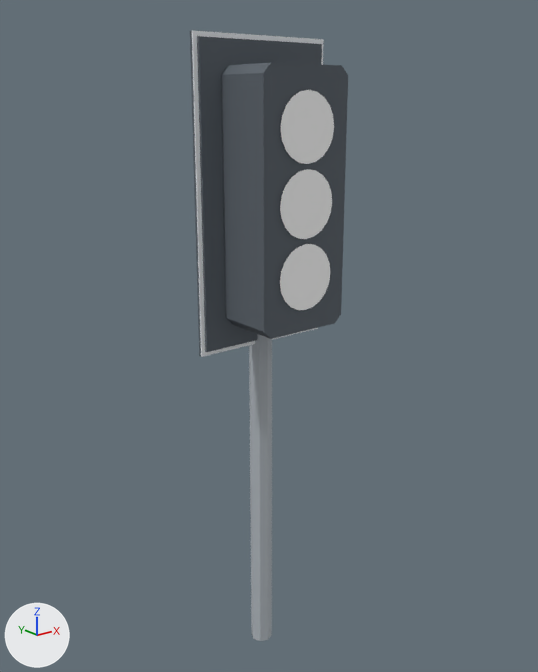
A saved change to the glTF model game_godot/models/street/traffic_light_standard.glb.
Both versions are drawn from a 50 mm camera at (-3.02, -3.87, 3.99) aimed at (0.01, -0.08, 2.47). Arrows for +X, +Y and +Z are at lower left; the lights stay in place. The picture after the commit comes second. Where no turn or scale is listed for an object, it has been applied to the vertices. Vertices at exactly the same position are counted once.

Names of what the first picture shows: 'aperture_green', 'aperture_red', 'aperture_yellow', 'body'.
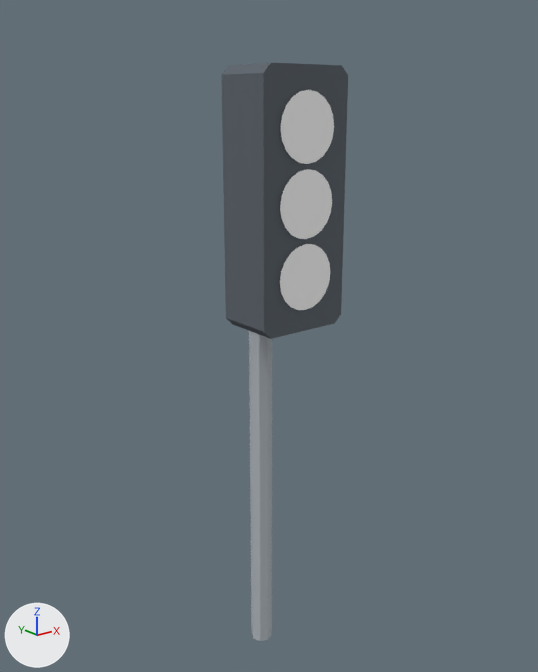
Commit message: Remove traffic signal backing boards

The edits, one by one:
me_mesh_0 is used by ob_body; location (0.0, 0.0, 0.0).
me_mesh_0 had 68 vertices, 128 faces and spanned x -0.5..0.5, y -0.45..0.08, z 0.0..4.38.
me_mesh_0 now has 32 vertices, 56 faces and spans x -0.32..0.32, y -0.45..0.08, z 0.0..4.2.
me_mesh_0 part 1: the loose piece of 28 vertices spanning x -0.5..0.5, y -0.03..0.0, z 2.42..4.38 is deleted.
me_mesh_0 part 2: the loose piece of 8 vertices spanning x -0.47..0.47, y -0.05..-0.01, z 2.45..4.35 is deleted.

Changed parts and their boxes [x1, y1, x2, y2] in the pictures (538 x 672 px):
'body', reshaped (19% narrower)
    before: [190, 30, 348, 641]
    after: [221, 63, 348, 641]
part 1 of me_mesh_0, deleted
    before: [190, 30, 324, 357]
part 2 of me_mesh_0, deleted
    before: [197, 36, 322, 352]
